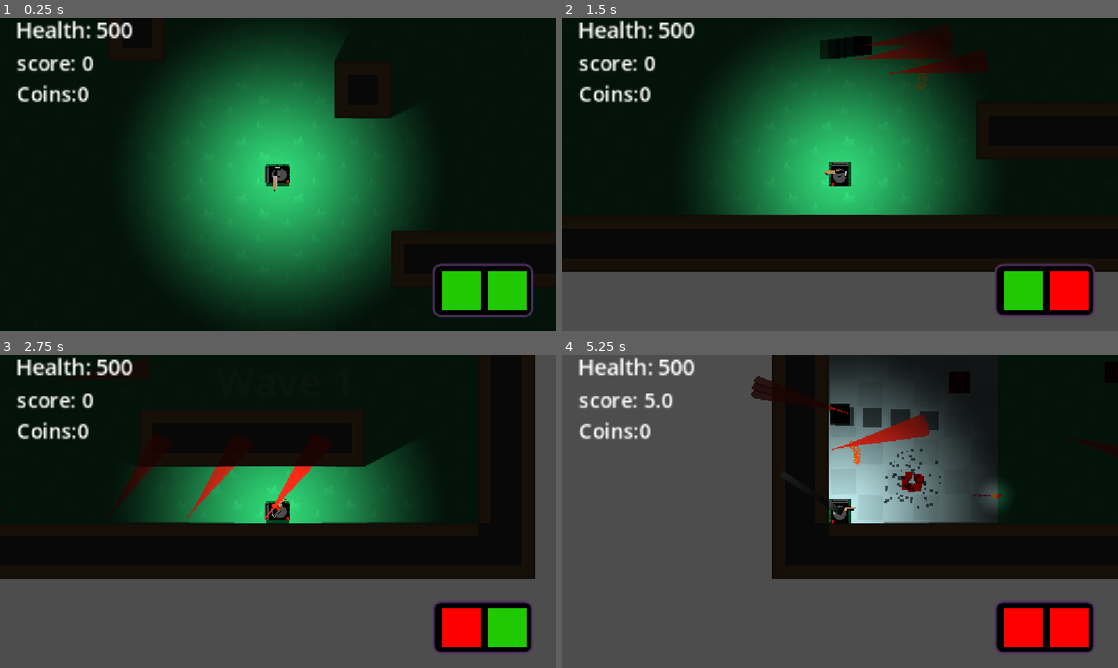
Above: before the commit, frames 1-4 (two rows, left to right).
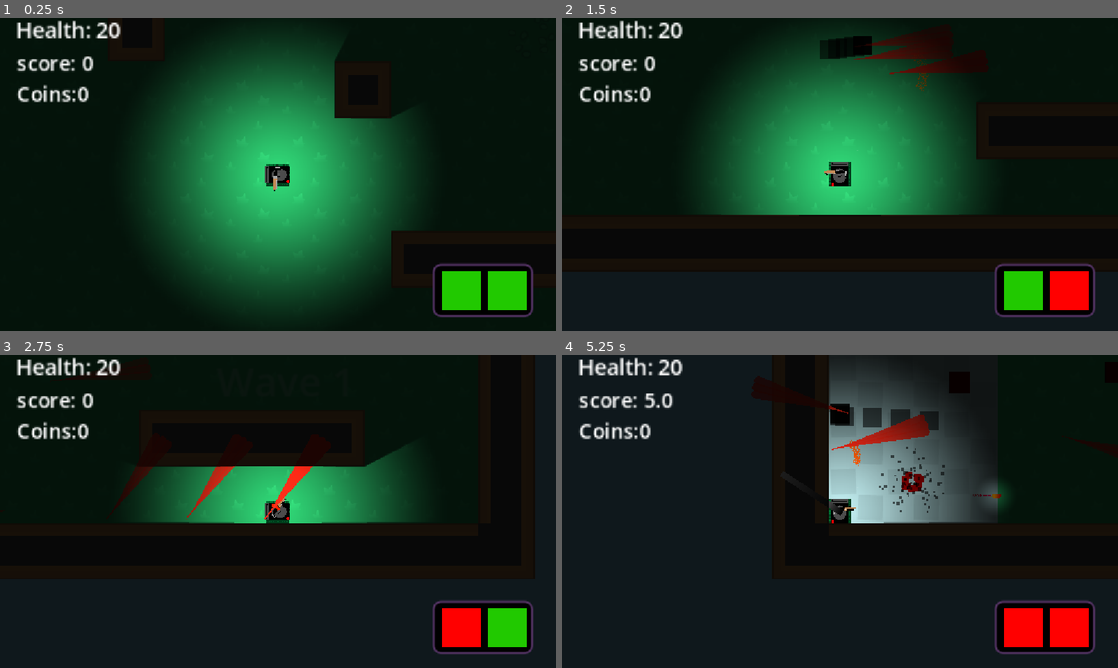
Above: after the commit, the same moments.

Repository: isaacK-428/shot_gun_craze
Game: Godot game, scene res://scenes/maps/courtyard.tscn
Same seed, same stepped clock (60 frames per second), same inputs: the game is played once before the commit and once after it.
Inputs (mouse positions are in pixels of both pictures, inside the frame that each line leads up to):
- Up to frame 1 (0.25 s): no input
- Up to frame 2 (1.5 s): tap Enter at 0.5 s; move the mouse to (962, 158) at 0.52 s; hold Right (go_right) 0.53-1.28 s; hold Space (shoot) 0.53-1.28 s; move the mouse to (728, 190) at 1.27 s; hold Down (go_down) from 1.28 s (still down); tap Shift (dash) at 1.35 s
- Up to frame 3 (2.75 s): tap Space (shoot) at 1.55 s; move the mouse to (333, 442) at 2.02 s; release Down (go_down) at 2.03 s; hold Right (go_right) from 2.03 s (still down); hold Space (shoot) from 2.03 s (still down); tap E (melee_attack) at 2.1 s
- Up to frame 4 (5.25 s): move the mouse to (812, 574) at 2.77 s; release Right (go_right) at 2.78 s; release Space (shoot) at 2.78 s; hold Up (go_up) 2.78-3.53 s; tap Space (shoot) at 2.85, 4.55 s; move the mouse to (1006, 558) at 3.52 s; hold Space (shoot) 3.53-4.28 s; hold Left (go_left) 3.53-5.03 s; move the mouse to (673, 464) at 4.27 s; tap Shift (dash) at 4.35 s; move the mouse to (867, 511) at 5.02 s; hold Down (go_down) from 5.03 s (still down); hold Space (shoot) from 5.03 s (still down); tap E (melee_attack) at 5.1 s

The runs differ from the first frame. In frame 1, 0.2% of the frame differs, in the area x 17-24%, y 1-7%; in frame 2, 16%; in frame 3, 28%; in frame 4, 52%, in the area x 0-100%, y 0-100%.

Commit message:
sound affects

Diff:
--- a/default_bus_layout.tres
+++ b/default_bus_layout.tres
@@ -1,4 +1,10 @@
 [gd_resource type="AudioBusLayout" format=3 uid="uid://1x1e5qlp7mtm"]
+
+[sub_resource type="AudioEffectDistortion" id="AudioEffectDistortion_j3pel"]
+resource_name = "Distortion"
+
+[sub_resource type="AudioEffectEQ21" id="AudioEffectEQ21_j3pel"]
+resource_name = "EQ21"
 
 [resource]
 bus/1/name = &"SFX"
@@ -7,6 +13,10 @@
 bus/1/bypass_fx = false
 bus/1/volume_db = 0.0
 bus/1/send = &"Master"
+bus/1/effect/0/effect = SubResource("AudioEffectDistortion_j3pel")
+bus/1/effect/0/enabled = true
+bus/1/effect/1/effect = SubResource("AudioEffectEQ21_j3pel")
+bus/1/effect/1/enabled = true
 bus/2/name = &"music"
 bus/2/solo = false
 bus/2/mute = false
--- a/scenes/enemy.tscn
+++ b/scenes/enemy.tscn
@@ -1,8 +1,6 @@
 [gd_scene format=3 uid="uid://it3arkm2k7kj"]
 
 [ext_resource type="Script" uid="uid://qlqfnq1l5kwr" path="res://scripts/enemy.gd" id="1_7p1mj"]
-[ext_resource type="AudioStream" uid="uid://co3waoej8ji6k" path="res://assets/hitHurt.wav" id="2_4ra3w"]
-[ext_resource type="AudioStream" uid="uid://ca5p0tkdn5alh" path="res://assets/hitHurt-2.wav" id="3_5uy6h"]
 
 [sub_resource type="Gradient" id="Gradient_7p1mj"]
 offsets = PackedFloat32Array(0, 0.039156627)
@@ -109,13 +107,6 @@
 [node name="LightOccluder2D" type="LightOccluder2D" parent="." unique_id=638588582]
 occluder = SubResource("OccluderPolygon2D_7p1mj")
 
-[node name="hit" type="AudioStreamPlayer" parent="." unique_id=1945530414]
-stream = ExtResource("2_4ra3w")
-
-[node name="death" type="AudioStreamPlayer" parent="." unique_id=805881079]
-stream = ExtResource("3_5uy6h")
-volume_db = 2.153
-
 [connection signal="timeout" from="Timer" to="." method="_on_timer_timeout"]
 [connection signal="body_entered" from="player_detect" to="." method="_on_player_detect_body_entered"]
 [connection signal="body_exited" from="player_detect" to="." method="_on_player_detect_body_exited"]
--- a/scenes/game_over_screen.tscn
+++ b/scenes/game_over_screen.tscn
@@ -1,7 +1,8 @@
 [gd_scene format=3 uid="uid://b2b4dvvpw1568"]
 
-[ext_resource type="Script" path="res://scripts/game_over_screen.gd" id="1_iwahs"]
-[ext_resource type="Texture2D" path="res://assets/textures/light.tres" id="2_61w2s"]
+[ext_resource type="Script" uid="uid://byk4qo2du5k60" path="res://scripts/game_over_screen.gd" id="1_iwahs"]
+[ext_resource type="Texture2D" uid="uid://b4g3iirll3lxe" path="res://scenes/textures/light.tres" id="2_61w2s"]
+[ext_resource type="AudioStream" uid="uid://dhmm8yc674fd0" path="res://assets/click.wav" id="2_jw6e5"]
 
 [sub_resource type="StyleBoxFlat" id="StyleBoxFlat_iwahs"]
 bg_color = Color(0.6, 0.44400004, 0.44400004, 0.79607844)
@@ -118,6 +119,9 @@
 text = "Go to main menu"
 
 [node name="click" type="AudioStreamPlayer" parent="." unique_id=1221407043]
+stream = ExtResource("2_jw6e5")
+pitch_scale = 1.3
+bus = &"SFX"
 
 [node name="PointLight2D" type="PointLight2D" parent="." unique_id=1054016520]
 visible = false
--- a/scenes/player.tscn
+++ b/scenes/player.tscn
@@ -87,7 +87,6 @@
 scale = Vector2(1.16, 1.16)
 collision_mask = 12
 script = ExtResource("1_3vyb7")
-health = 500
 
 [node name="Node2D" type="Node2D" parent="." unique_id=1034708963]
 
@@ -293,7 +292,8 @@
 
 [node name="shoot" type="AudioStreamPlayer" parent="." unique_id=1993835508]
 stream = ExtResource("6_smehm")
-volume_db = -80.0
+volume_db = 1.825
+bus = &"SFX"
 
 [node name="melee_swing" type="AudioStreamPlayer" parent="." unique_id=159031743]
 
@@ -324,6 +324,14 @@
 [node name="game_over_screen" parent="." unique_id=1579867362 instance=ExtResource("7_fjrip")]
 visible = false
 scale = Vector2(0.52, 0.52)
+
+[node name="ColorRect" type="ColorRect" parent="." unique_id=225662646]
+z_index = -2000
+offset_left = -1187.931
+offset_top = -874.138
+offset_right = 945.69006
+offset_bottom = 914.6552
+color = Color(0.53999996, 0.8619999, 1, 1)
 
 [connection signal="body_entered" from="enemy_detect" to="." method="_on_enemy_detect_body_entered"]
 [connection signal="body_exited" from="enemy_detect" to="." method="_on_enemy_detect_body_exited"]
--- /dev/null
+++ b/scenes/sound_affect_player.tscn
@@ -0,0 +1,17 @@
+[gd_scene format=3 uid="uid://cg3q6nn07p8lt"]
+
+[ext_resource type="Script" uid="uid://olx1ufa4qspd" path="res://scripts/sound_affect_player.gd" id="1_225vi"]
+[ext_resource type="AudioStream" uid="uid://6woc3jywhpn" path="res://assets/explosion.wav" id="2_6cg5v"]
+[ext_resource type="AudioStream" uid="uid://cu11svh5xk7u1" path="res://assets/ahahah.wav" id="3_225vi"]
+
+[node name="sound_affect_player" type="Node2D" unique_id=518362356]
+script = ExtResource("1_225vi")
+
+[node name="hit" type="AudioStreamPlayer" parent="." unique_id=1389534111]
+stream = ExtResource("2_6cg5v")
+bus = &"SFX"
+
+[node name="death" type="AudioStreamPlayer" parent="." unique_id=412868598]
+stream = ExtResource("3_225vi")
+volume_db = 2.153
+bus = &"SFX"
--- a/scripts/enemy.gd
+++ b/scripts/enemy.gd
@@ -16,6 +16,7 @@
 var target = "interest"
 var interest = null
 var frosted = false
+var sound_player = preload("res://scenes/sound_affect_player.tscn")
 var recoil_amount = Vector2.ZERO
 var bullet = preload("res://scenes/bullet.tscn")
 @onready var agent: NavigationAgent2D = $NavigationAgent2D
@@ -24,8 +25,6 @@
 @onready var gun: Marker2D = $Marker2D
 @onready var freeze_timer: Timer = $freeze_timer
 @onready var container: Node = $bullet_container
-@onready var hit_sound: AudioStreamPlayer = $hit
-@onready var death_sound: AudioStreamPlayer = $death
 
 
 #take_damage()
@@ -75,16 +74,19 @@
 				agent.target_position=interest
 
 func take_damage(amount):
+	var S_P = sound_player.instantiate()
+	get_tree().root.add_child(S_P)
 	var hit = hit_particles.instantiate()
 	hit.global_position = global_position
 	hit.emitting = true
 	get_parent().add_child(hit)
 	health-=amount
 	if health<=0:
-		death_sound.play()
 		die.call_deferred()
+		S_P.sound = 2
 	else:
-		hit_sound.play()
+		S_P.sound = 1
+	get_tree().root.add_child(S_P)
 func die():
 	loot_drops()
 	cheese.total_alive_enemies-=1
--- /dev/null
+++ b/scripts/sound_affect_player.gd
@@ -0,0 +1,17 @@
+extends Node2D
+@onready var hit: AudioStreamPlayer = $hit
+@onready var death: AudioStreamPlayer = $death
+
+var sound: int = 1
+# Called when the node enters the scene tree for the first time.
+func _ready() -> void:
+	match sound:
+		1:
+			hit.play()
+		2:
+			death.play()
+
+
+# Called every frame. 'delta' is the elapsed time since the previous frame.
+func _process(delta: float) -> void:
+	pass
Not shown, changed: assets/ahahah.wav.import
Not shown, added: assets/click.wav.import
Not shown, added: assets/explosion.wav.import
Not shown, added: assets/hitHurt copy.wav.import
Not shown, changed: assets/random.wav.import
Not shown: 1 places in scenes/UI/main_menu.tscn that only renumber resources
Not shown, added: scripts/sound_affect_player.gd.uid
Not shown, added: assets/ahahah.wav
Not shown, added: assets/click.wav
Not shown, added: assets/explosion.wav
Not shown, added: assets/hitHurt copy.wav
Not shown, removed: assets/hitHurt-2.wav
(and 2 more such lines)
